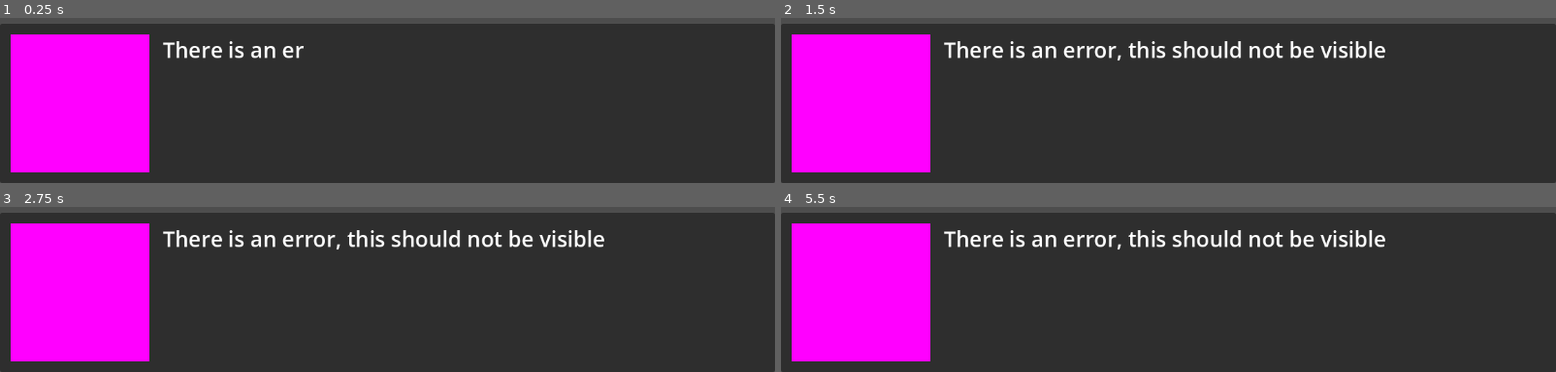
Above: before the commit, frames 1-4 (two rows, left to right).
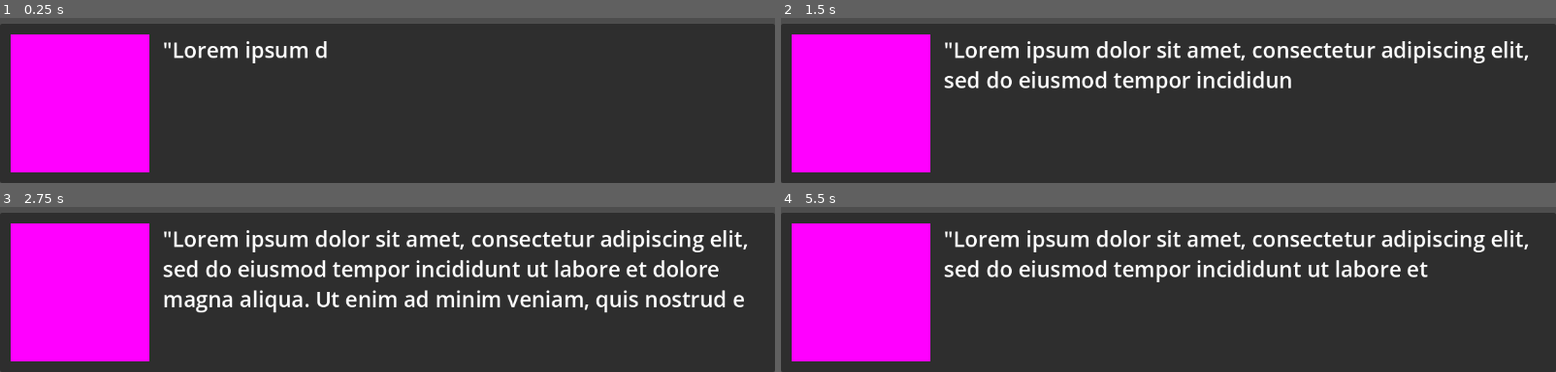
Above: after the commit, the same moments.

Repository: villevilli/otajam-25
Game: Godot game, scene res://levels/dialog_test.tscn
Two runs of this game, one before a commit and one after it. Both use one fixed random seed, a clock stepped at 60 frames per second and the inputs below. This scene is started directly instead of the project's main scene.
Inputs (mouse positions are in pixels of both pictures, inside the frame that each line leads up to):
- Up to frame 1 (0.25 s): no input
- Up to frame 2 (1.5 s): move the mouse to (outside the picture) at 0.52 s; hold D (right) 0.53-1.28 s; click (outside the picture) at 0.67 s; move the mouse to (outside the picture) at 1.27 s; hold S (down) from 1.28 s (still down); click (outside the picture) at 1.42 s
- Up to frame 3 (2.75 s): move the mouse to (outside the picture) at 2.02 s; release S (down) at 2.03 s; hold D (right) from 2.03 s (still down); click (outside the picture) at 2.17 s
- Up to frame 4 (5.5 s): move the mouse to (1129, 241) at 2.77 s; release D (right) at 2.78 s; hold W (up) 2.78-3.53 s; click (1129, 241) at 2.92 s; move the mouse to (1401, 220) at 3.52 s; hold A (left) 3.53-5.03 s; click (1401, 220) at 3.67 s; move the mouse to (outside the picture) at 4.27 s; click (outside the picture) at 4.42 s; move the mouse to (outside the picture) at 5.02 s; hold S (down) from 5.03 s (still down); click (outside the picture) at 5.17 s

The runs differ from the first frame. In frame 1, 1.1% of the frame differs, in the area x 21-43%, y 14-28%; in frame 2, 5.9%; in frame 3, 10%, in the area x 21-97%, y 14-65%; in frame 4, 6.6%.
Error before the commit: Invalid call. Nonexistent function 'dialog_finished' in base 'Nil'. (res://quests/dialog_system/dialog_system.gd:8)

Commit message:
updated dragon animation

Diff:
--- a/characters/player/player.tscn
+++ b/characters/player/player.tscn
@@ -1,10 +1,10 @@
 [gd_scene load_steps=8 format=3 uid="uid://wxv3cetivhhg"]
 
 [ext_resource type="Script" path="res://characters/player/player-movement.gd" id="2_2uicw"]
-[ext_resource type="Texture2D" uid="uid://dnvq3bpmka8jv" path="res://assets/Dargon/000.png" id="2_558qy"]
 [ext_resource type="Texture2D" uid="uid://bf58at5npp6pe" path="res://assets/player_shadow.png" id="2_dm5ln"]
-[ext_resource type="Texture2D" uid="uid://btkiklc3whlo3" path="res://assets/Dargon/001.png" id="3_ncalx"]
-[ext_resource type="Texture2D" uid="uid://cl357tm28cvig" path="res://assets/Dargon/002.png" id="4_oytd3"]
+[ext_resource type="Texture2D" uid="uid://bch6y4btcurbv" path="res://assets/Dargon_Fly/000.png" id="2_ukrif"]
+[ext_resource type="Texture2D" uid="uid://buh0yhgp8tco6" path="res://assets/Dargon_Fly/001.png" id="3_upt1f"]
+[ext_resource type="Texture2D" uid="uid://cmofpycj63m6q" path="res://assets/Dargon_Fly/002.png" id="4_k12up"]
 
 [sub_resource type="RectangleShape2D" id="RectangleShape2D_5qm4w"]
 size = Vector2(511, 255)
@@ -13,16 +13,16 @@
 animations = [{
 "frames": [{
 "duration": 1.0,
-"texture": ExtResource("2_558qy")
+"texture": ExtResource("2_ukrif")
 }, {
 "duration": 1.0,
-"texture": ExtResource("3_ncalx")
+"texture": ExtResource("3_upt1f")
 }, {
 "duration": 1.0,
-"texture": ExtResource("4_oytd3")
+"texture": ExtResource("4_k12up")
 }, {
 "duration": 1.0,
-"texture": ExtResource("3_ncalx")
+"texture": ExtResource("3_upt1f")
 }],
 "loop": true,
 "name": &"flight",
@@ -38,13 +38,13 @@
 [node name="CollisionShape2D" type="CollisionShape2D" parent="."]
 shape = SubResource("RectangleShape2D_5qm4w")
 
+[node name="Shadow" type="Sprite2D" parent="."]
+position = Vector2(0, 72)
+texture = ExtResource("2_dm5ln")
+
 [node name="Sprite" type="AnimatedSprite2D" parent="."]
 z_index = 5
 scale = Vector2(0.3, 0.3)
 sprite_frames = SubResource("SpriteFrames_l6rav")
 animation = &"flight"
-frame_progress = 0.384003
-
-[node name="Shadow" type="Sprite2D" parent="."]
-position = Vector2(0, 72)
-texture = ExtResource("2_dm5ln")
+frame_progress = 0.731592
--- a/levels/levels/example_level.tscn
+++ b/levels/levels/example_level.tscn
@@ -1,13 +1,12 @@
-[gd_scene load_steps=7 format=4 uid="uid://dv15lneo8iixf"]
+[gd_scene load_steps=6 format=4 uid="uid://dv15lneo8iixf"]
 
 [ext_resource type="TileSet" uid="uid://d3b4rsnwb4ahw" path="res://assets/levels/level_tiles.tres" id="1_hkvrh"]
 [ext_resource type="Script" path="res://levels/level.gd" id="1_smh30"]
-[ext_resource type="PackedScene" path="res://user_interface/EscapeMenu.tscn" id="2_jbtxj"]
 [ext_resource type="PackedScene" uid="uid://wxv3cetivhhg" path="res://characters/player/player.tscn" id="2_xfefd"]
 [ext_resource type="PackedScene" uid="uid://famg5e8r235r" path="res://levels/level_components/camera/camera.tscn" id="3_ywigi"]
 [ext_resource type="PackedScene" uid="uid://b42c3rxpw863l" path="res://levels/level_components/level_connector/level_connector.tscn" id="5_l2qnk"]
 
-[node name="ExampleLevel2" type="Node2D"]
+[node name="ExampleLevel" type="Node2D"]
 script = ExtResource("1_smh30")
 
 [node name="entry1" type="Node2D" parent="."]
@@ -33,11 +32,3 @@
 target_level_name = "example_level2"
 spawn_pos_name = "entry1"
 metadata/target_entry = ""
-
-[node name="CanvasLayer" type="CanvasLayer" parent="."]
-
-[node name="EscapeMenu" parent="CanvasLayer" instance=ExtResource("2_jbtxj")]
-visible = false
-
-[node name="default" type="Node2D" parent="."]
-position = Vector2(304, 960)
--- a/quests/dialog_system/dialog_system.gd
+++ b/quests/dialog_system/dialog_system.gd
@@ -5,7 +5,8 @@
 
 var current_dialog: DialogNode:
 	set(dialog_node):
-		current_dialog.dialog_finished()
+		if current_dialog != null:
+			current_dialog.dialog_finished()
 		current_dialog = dialog_node
 		_reset_simple_text()
 
@@ -26,7 +27,7 @@
 
 	ms_elapsed += int(_delta * 1000)
 
-	if ms_elapsed >= dialog_letter_delay_ms:
+	if ms_elapsed >= dialog_letter_delay_ms && simple_dialog_text.visible_ratio <= 1:
 		_reveal_new_letter()
 
 	if current_dialog is StraightDialog:
@@ -54,6 +55,10 @@
 	simple_dialog_text.visible_characters += 1
 
 func dialog_clicked() -> void:
+	if simple_dialog_text.visible_ratio < 1:
+		simple_dialog_text.visible_ratio = 1
+		return
+
 	if current_dialog is StraightDialog:
 		current_dialog = (current_dialog as StraightDialog).next_dialog
 	elif current_dialog is EndDialog:
Binary file added: assets/Dargon_Fly/000.png
Not shown, added: assets/Dargon_Fly/000.png.import
Binary file added: assets/Dargon_Fly/001.png
Not shown, added: assets/Dargon_Fly/001.png.import
Binary file added: assets/Dargon_Fly/002.png
Not shown, changed: assets/Dargon_Fly/002.png.import
Renamed: assets/Dargon/000.png -> assets/Dargon_Fly_Riderless/000.png
Not shown, changed: assets/Dargon_Fly_Riderless/000.png.import
Renamed: assets/Dargon/001.png -> assets/Dargon_Fly_Riderless/001.png
Not shown, added: assets/Dargon_Fly_Riderless/001.png.import
Renamed: assets/Dargon/002.png -> assets/Dargon_Fly_Riderless/002.png
Not shown, changed: assets/Dargon_Fly_Riderless/002.png.import
